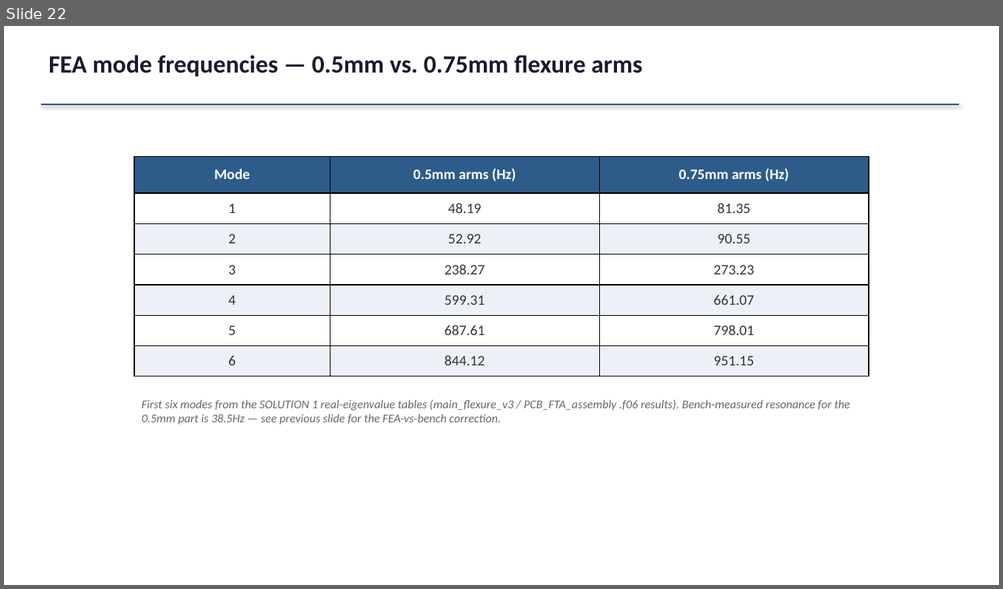
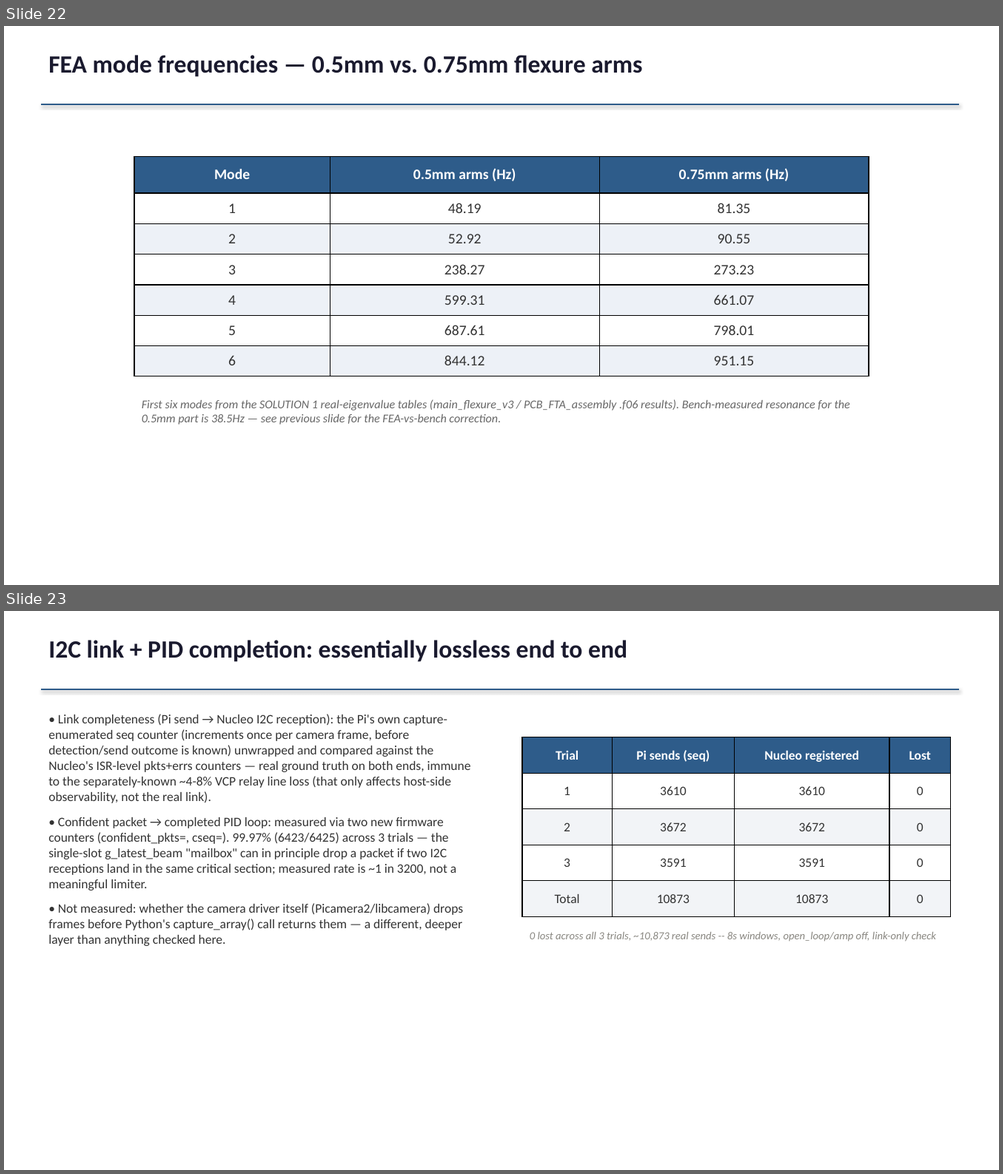
Before and after one commit to ucsbdeepspace/rpi_camera_system, a slide deck: docs/session_results_2026-08-18_pid_tuning.pptx. Shown one above the other, each under a label of ours: slide 22 before the commit, slides 22 and 23 after it. The pictures are 1003x589 and 1003x1174 pixels, drawn with LibreOffice and Linux fonts; fonts in the diff are those of the drawing. Boxes give left, top, right and bottom in pixels: in the first picture for what was removed or moved away, otherwise in the second. Text is boxed around its words. In the diff, an @@ line names an element or a change of style, - is before the commit and + after.

```diff
--- a/docs/session_results_2026-08-18_pid_tuning.pptx
+++ b/docs/session_results_2026-08-18_pid_tuning.pptx
@@ slide 23 added at (x1=4, y1=611, x2=999, y2=1170), background #FFFFFF @@
@@ text added at (x1=48, y1=640, x2=627, y2=662), 24 pt, text #1A1A2E, bold @@
+I2C link + PID completion: essentially lossless end to end
@@ line added from (41, 689) to (959, 689), #2E5C8A 1.5 pt @@
@@ text added at (x1=48, y1=714, x2=471, y2=946), 12.5 pt, text #333333 @@
+• Link completeness (Pi send → Nucleo I2C reception): the Pi's own capture-enumerated seq counter (increments once per camera frame, before detection/send outcome is known) unwrapped and compared against the Nucleo's ISR-level pkts+errs counters — real ground truth on both ends, immune to the separately-known ~4-8% VCP relay line loss (that only affects host-side observability, not the real link).
+• Confident packet → completed PID loop: measured via two new firmware counters (confident_pkts=, cseq=). 99.97% (6423/6425) across 3 trials — the single-slot g_latest_beam "mailbox" can in principle drop a packet if two I2C receptions land in the same critical section; measured rate is ~1 in 3200, not a meaningful limiter.
+• Not measured: whether the camera driver itself (Picamera2/libcamera) drops frames before Python's capture_array() call returns them — a different, deeper layer than anything checked here.
@@ table added at (x1=522, y1=738, x2=950, y2=917), 5 rows, 4 columns @@
+Trial | Pi sends (seq) | Nucleo registered | Lost
+1 | 3610 | 3610 | 0
+2 | 3672 | 3672 | 0
+3 | 3591 | 3591 | 0
+Total | 10873 | 10873 | 0
@@ text added at (x1=529, y1=932, x2=936, y2=942), 10.5 pt, text #898781, italic @@
+0 lost across all 3 trials, ~10,873 real sends -- 8s windows, open_loop/amp off, link-only check
```
Also in this commit, not shown: 1 other slide added, 3 other files.
